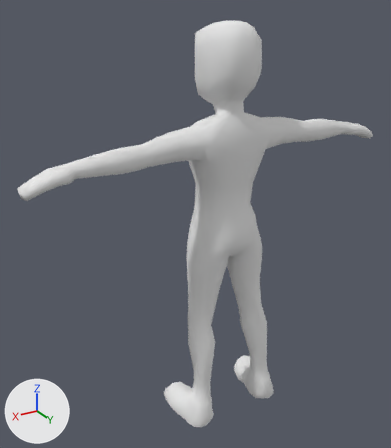
An edit to the Blender file BlenderModels/KennifiedPlayerModel.blend, drawn before and after from the same camera.
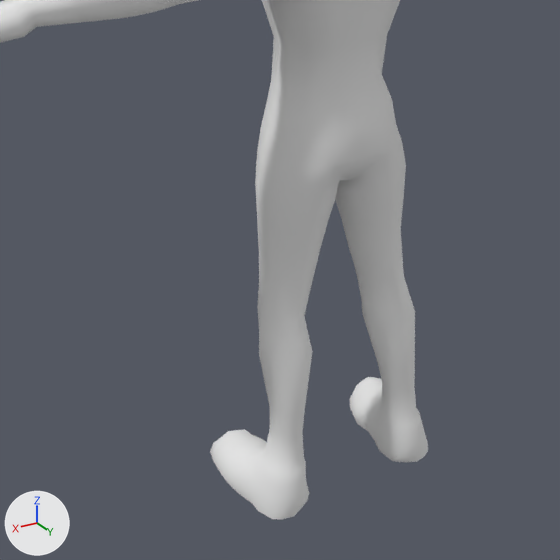
Old and new are each drawn whole from a 50 mm camera at (2.15, 3.09, 3.27) aimed at (0.17, -0.2, 1.62) and again close up on the part from 15% to 87% of the width and 37% to 100% of the height. The lights are fixed; the arrows at lower left show +X, +Y and +Z. The last two pictures show the newer version.

The first close-up shows 'characterLargeFemale'.
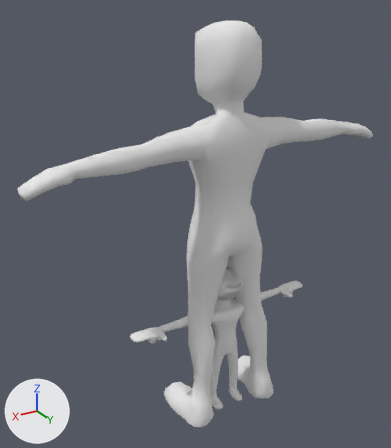
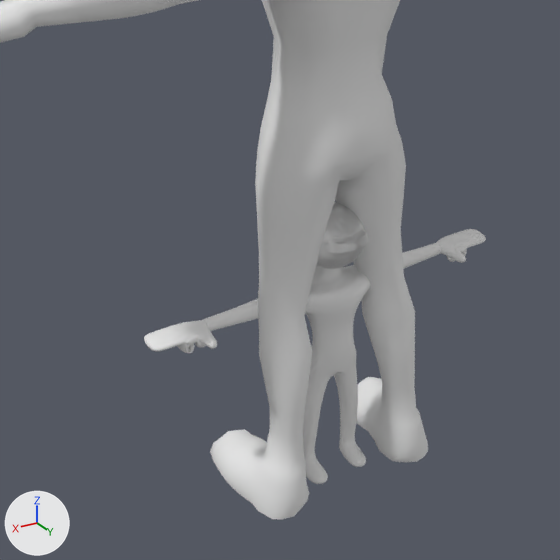
Changed parts and their boxes (x1, y1, x2, y2) in the close-ups (560 x 560 px):
```json
{"object": "OriginalModel", "change": "added", "after": [144, 202, 486, 484]}
```

Scene script edits in JSON lines:
```json
{"op": "add", "block": "me_cube_001", "code": ["me_cube_001 = bpy.data.meshes.new('Cube.001')", "me_cube_001.from_pydata(...)  # 882 vertices, 913 faces; spans x -0.134..0.824, y -0.168..0.129, z -0.021..1.257"]}
{"op": "add", "block": "ob_originalmodel", "code": ["ob_originalmodel = bpy.data.objects.new('OriginalModel', me_cube_001)", "ob_originalmodel.location = (0.0, 0.0, 0.0)", "_m = ob_originalmodel.modifiers.new('Mirror', 'MIRROR')", "_m = ob_originalmodel.modifiers.new('Subdivision', 'SUBSURF')"]}
```
